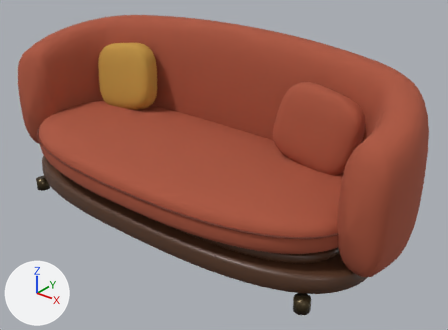
The glTF model authoring/art-study/assets/rr_crescent_sofa_v2.glb: old version first, new version second.
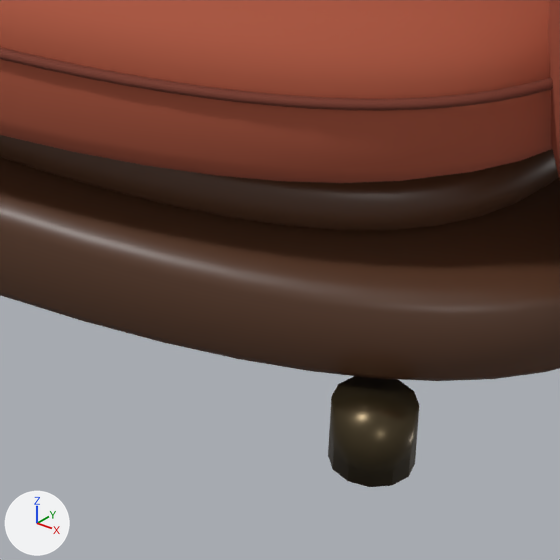
The first picture shows the older version from a 50 mm lens placed at (9.46, -10.46, 8.28), pointed at (0.78, 0.39, 1.56). The close-ups show the older and then the newer version on the part from 51% to 76% of the width and 66% to 100% of the height of that picture. Only the edits that show in the close-ups are written down. Lighting does not change. The marker at lower left points along +X, +Y and +Z.

The first close-up shows 'Bronze foot.006', 'Concealed seat support', 'Continuous seat welt.001', 'Recessed walnut plinth.001', 'Single deep bench cushion.001', 'Sweeping upholstered shell.001'.
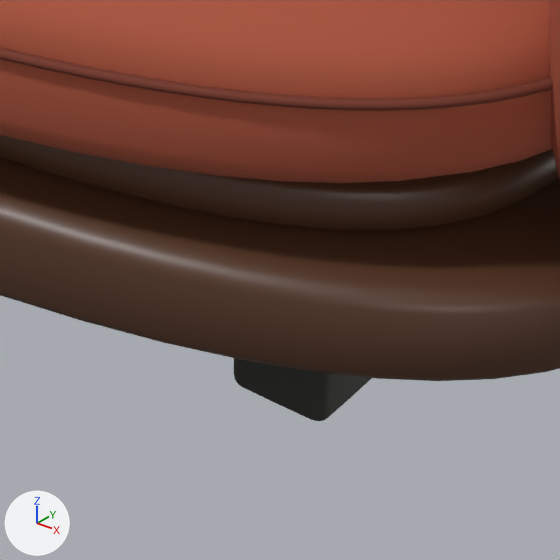
Pixel boxes (x1, y1, x2, y2) of what changed, in the close-ups (560 x 560 px):
'Bronze foot.006', deleted (brown)
    before: (328, 376, 419, 487)
'Attached rectangular support.002', added
    after: (234, 358, 372, 421)

What changed in the scene script:
```text
Add mat_rr_dark_bronze_002:
    mat_rr_dark_bronze_002 = principled_material('RR Dark bronze.002')
    mat_rr_dark_bronze_002.base_color = (0.0356, 0.0369, 0.0307)  # dark grey #353631
    mat_rr_dark_bronze_002.metallic = 0.3
    mat_rr_dark_bronze_002.roughness = 0.55
Add me_attached_rectangular_support_002:
    me_attached_rectangular_support_002.from_pydata(...)  # 312 vertices, 576 faces; spans x 3.56..4.04, y -1.43..-0.87, z 0.0..0.72
    me_attached_rectangular_support_002.materials.append(mat_rr_dark_bronze_002)  # dark grey #353631
Remove ob_bronze_foot_006:
    ob_bronze_foot_006 = bpy.data.objects.new('Bronze foot.006', me_bronze_foot_006)
    ob_bronze_foot_006.location = (0.0, 0.0, 0.0)
Add ob_attached_rectangular_support_002:
    ob_attached_rectangular_support_002 = bpy.data.objects.new('Attached rectangular support.002', me_attached_rectangular_support_002)
    ob_attached_rectangular_support_002.location = (0.0, 0.0, 0.0)
```
